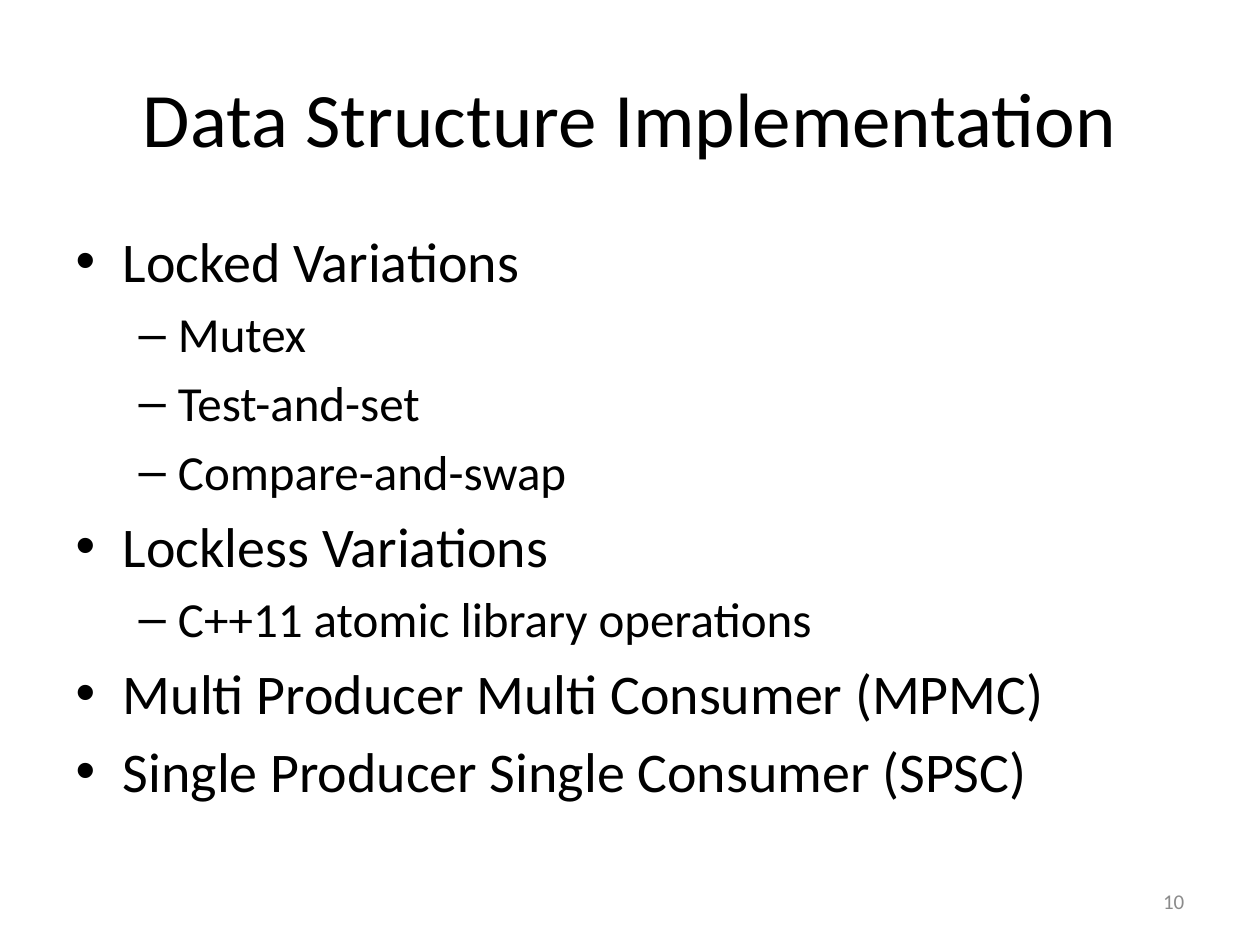
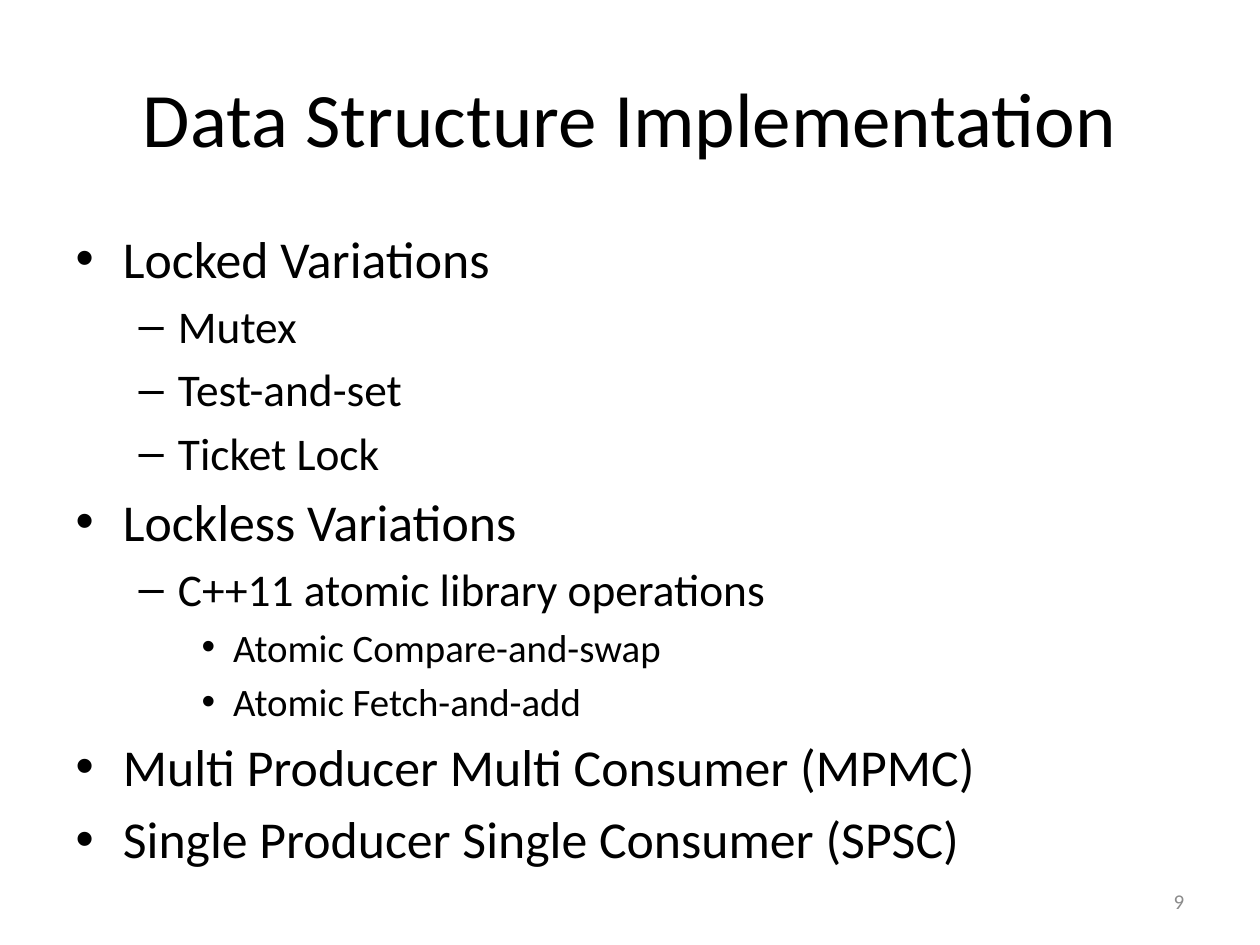
Before and after one commit to gibsonma/FYP, a slide deck: slide 9 of Report/FYP_Presentation.pptx (slide 10 before the commit). Drawn at 1260x945 pixels with LibreOffice and Linux fonts; fonts in the diff are those of the drawing. Boxes give left, top, right and bottom in pixels: in the first picture for what was removed or moved away, otherwise in the second. Text is boxed around its words. In the diff, an @@ line names an element or a change of style, - is before the commit and + after.

```diff
--- a/Report/FYP_Presentation.pptx
+++ b/Report/FYP_Presentation.pptx
@@ text at <box>123,242,974,867</box>: size 32 to 29.6 pt in "Locked Variations", "Lockless Variations", "Multi Producer Multi Consumer (MPMC)", "Single Producer Single Consumer (SPSC)"; size 28 to 25.9 pt in "Mutex", "Test-and-set", "C++11 atomic library operations" @@
@@ text at <box>178,438,380,471</box>: text changed; size 28 to 25.9 pt @@
-  – Compare-and-swap
+  – Ticket Lock
@@ text at <box>233,635,661,717</box>: paragraphs added @@
+    • Atomic Compare-and-swap
+    • Atomic Fetch-and-add
@@ page number at <box>1174,895,1185,909</box>: text changed @@
-10
+9
```
Also in this commit, not shown: 5 other slides changed, 2 slides added, 1 slide removed, 14 other files.
